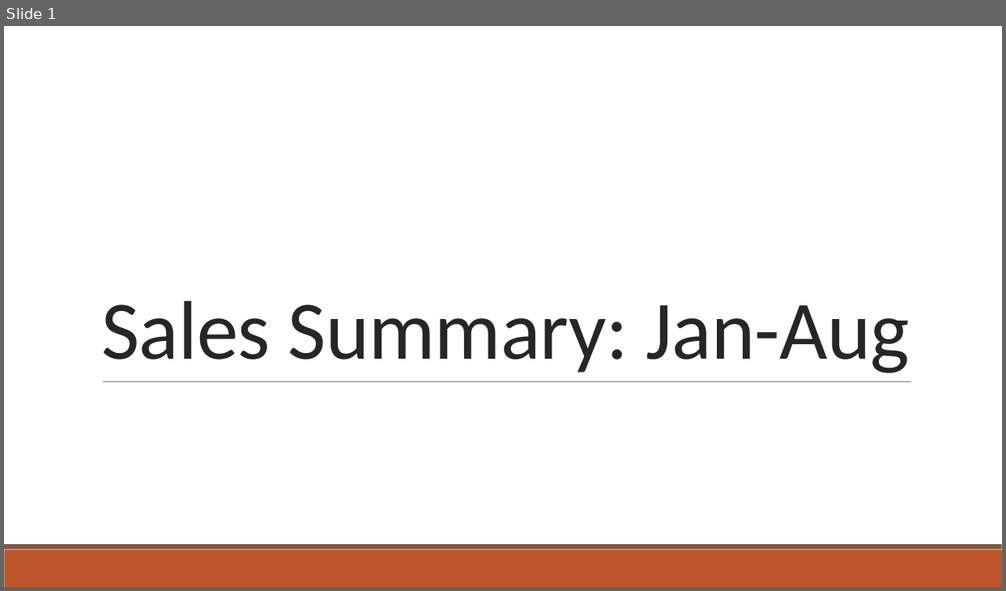
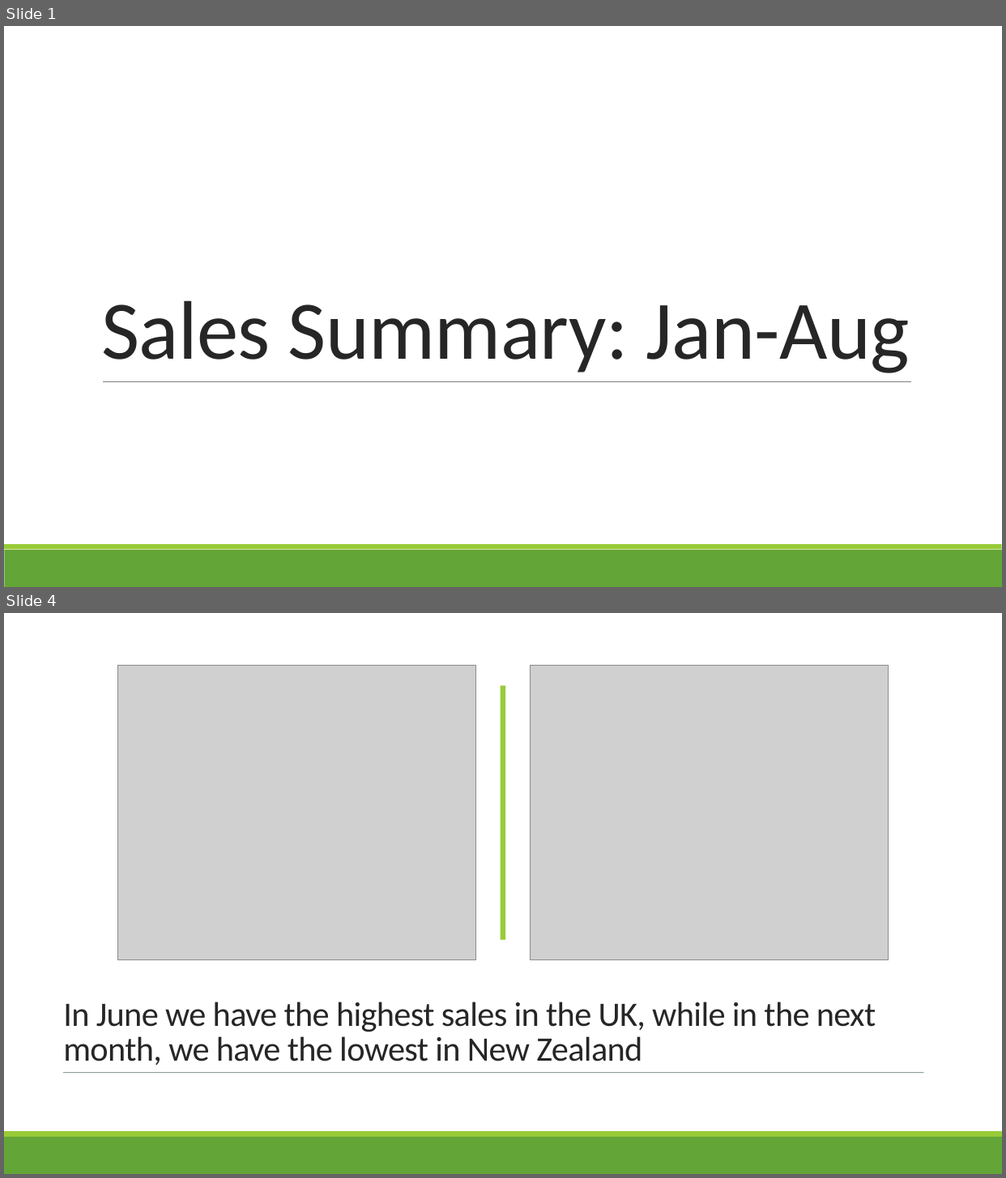
Before and after one commit to davidag2696/Chocolate_Sales_Jan-Aug, a slide deck: chocolate_sales.pptx. Shown one above the other, each under a label of ours: slide 1 before the commit, slides 1 and 4 after it; the slides between them are not shown. The pictures are 1006x591 and 1006x1178 pixels, drawn with LibreOffice and Linux fonts; fonts in the diff are those of the drawing; grey boxes stand for pictures. Boxes give left, top, right and bottom in pixels: in the first picture for what was removed or moved away, otherwise in the second. Text is boxed around its words. In the diff, an @@ line names an element or a change of style, - is before the commit and + after.

```diff
--- a/chocolate_sales.pptx
+++ b/chocolate_sales.pptx
@@ slide 4 added at (x1=4, y1=613, x2=1002, y2=1174), background #FFFFFF @@
@@ rectangle added at (x1=4, y1=613, x2=1002, y2=1131), fill #FFFFFF @@
@@ picture added at (x1=117, y1=666, x2=475, y2=960) @@
@@ picture added at (x1=530, y1=666, x2=889, y2=960) @@
@@ rectangle added at (x1=501, y1=686, x2=505, y2=940), fill #99CB38 @@
@@ title added at (x1=63, y1=1002, x2=876, y2=1065), 33 pt, text #262626 @@
+In June we have the highest sales in the UK, while in the next month, we have the lowest in New Zealand
@@ line added from (63, 1072) to (924, 1072), #455F51 0.5 pt @@
@@ rectangle added at (x1=4, y1=1131, x2=1002, y2=1137), fill #99CB38 @@
@@ rectangle added at (x1=4, y1=1137, x2=1002, y2=1174), fill #63A537 @@
@@ slide 1 changed as well @@
@@ rectangle at (x1=4, y1=550, x2=1002, y2=587): fill #BD582C to #63A537 @@
@@ rectangle at (x1=4, y1=544, x2=1002, y2=550): fill #865640 to #99CB38 @@
```
Also in this commit, not shown: 3 other slides changed, 4 other slides added, 4 slides removed, 1 other file.
